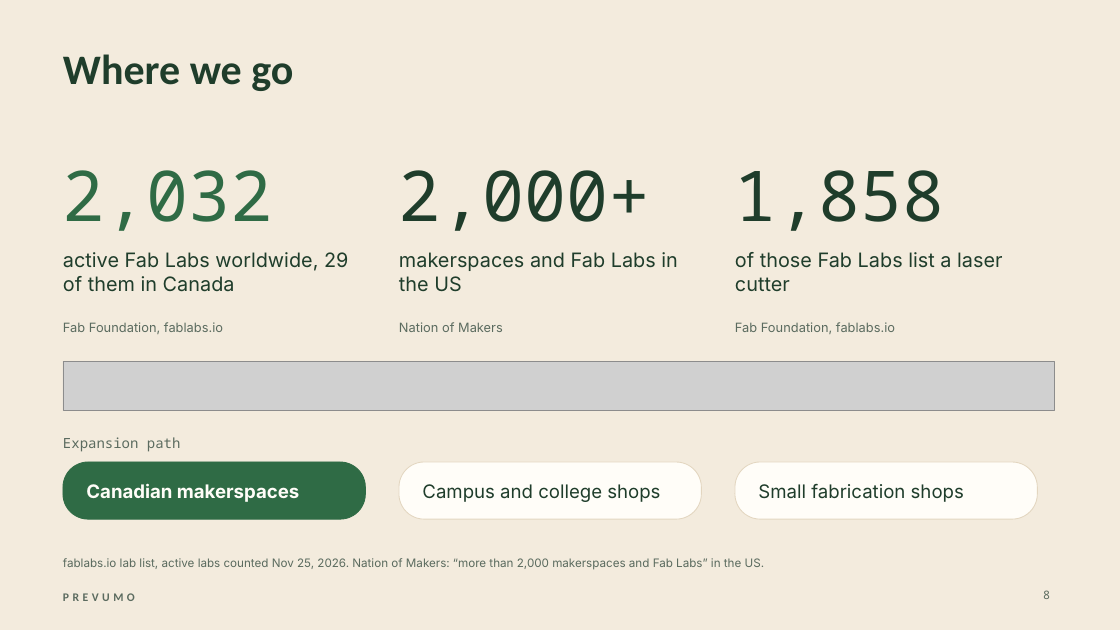
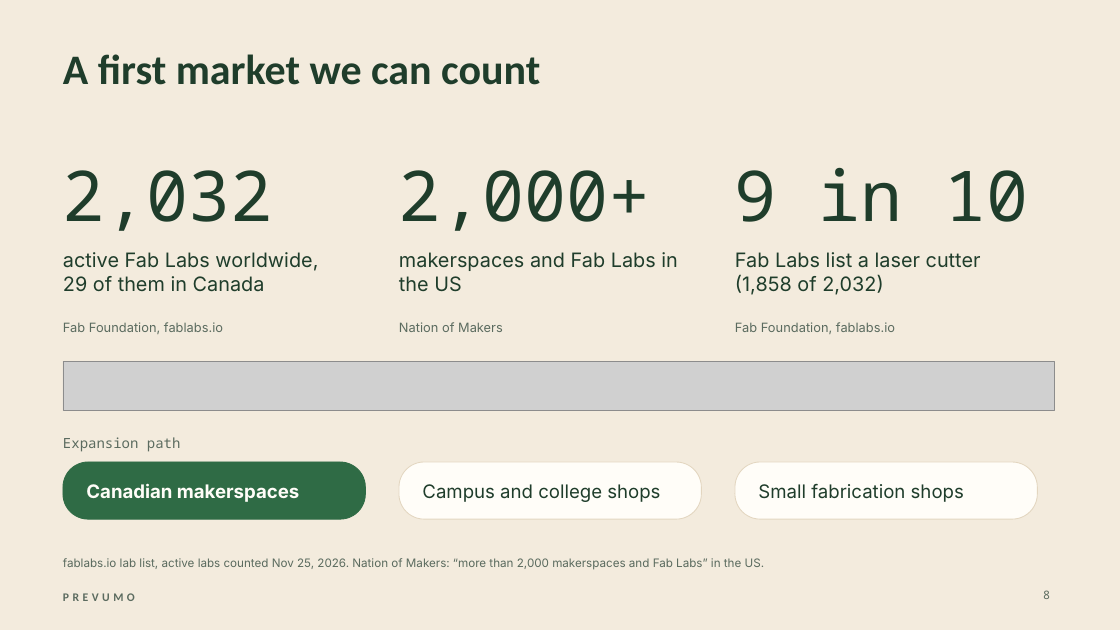
Before and after one commit to WAHB22/wahbs-world, a slide deck: slide 8 of prevumo/deliverables/final/PREVUMO-final.pptx. Drawn at 1120x630 pixels with LibreOffice and Linux fonts; fonts in the diff are those of the drawing; grey boxes stand for pictures; background and template pictures are left out. Boxes give left, top, right and bottom in pixels: in the first picture for what was removed or moved away, otherwise in the second. Text is boxed around its words. In the diff, an @@ line names an element or a change of style, - is before the commit and + after.

```diff
--- a/prevumo/deliverables/final/PREVUMO-final.pptx
+++ b/prevumo/deliverables/final/PREVUMO-final.pptx
@@ title at (x1=63, y1=54, x2=540, y2=85): text changed @@
-Where we go
+A first market we can count
@@ text "2,032" at (x1=63, y1=170, x2=273, y2=231): text colour #2F6B45 to #1F3D2B @@
@@ text at (x1=735, y1=168, x2=1029, y2=222): text changed @@
-1,858
+9 in 10
@@ text "active Fab Labs worldwide, 29 ..." rewrapped from (x1=63, y1=252, x2=348, y2=292) to (x1=63, y1=252, x2=318, y2=292) @@
@@ text at (x1=735, y1=252, x2=981, y2=295): text changed @@
-of those Fab Labs list a laser cutter
+Fab Labs list a laser cutter (1,858 of 2,032)
```
Also in this commit, not shown: 12 other slides changed, 12 other files.
